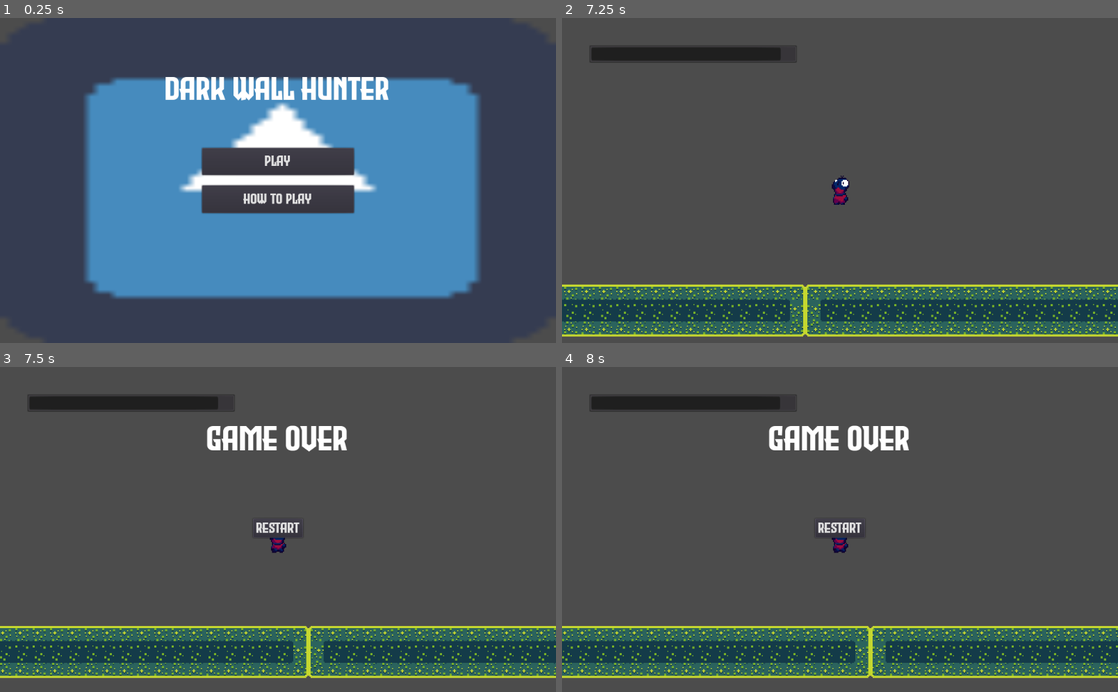
Above: before the commit, frames 1-4 (two rows, left to right).
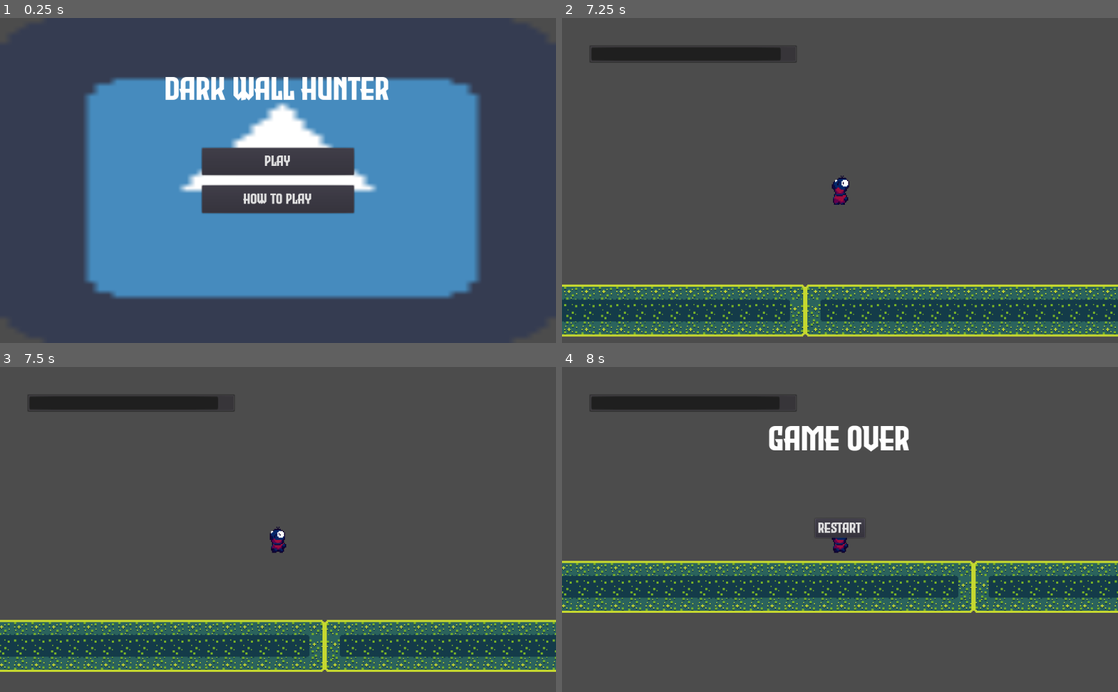
Above: after the commit, the same moments.

Repository: bosskab123/godot-wild-jam-36
Game: Godot game, scene res://scenes/uis/MainMenuUI.tscn
The game is run twice, just before and just after one commit, with the same random seed, the same clock (stepped at 60 frames per second) and the same inputs. The engine's default icon, where the game draws it, is replaced by a stand-in: a white triangle on a blue panel in a dark square.
Inputs:
- Up to frame 1 (0.25 s): no input
- Up to frame 2 (7.25 s): click "Play" at 0.5 s; hold D (move_right) 1.28-2.78 s; tap Y (next_chunk) every 1.5 s from 1.35 to 5.85 s; tap W (jump) at 1.52, 2.27, 3.77, 4.52, 5.27, 6.77 s; tap T (previous_chunk) every 1.5 s from 2.1 to 6.6 s; hold A (move_left) 2.78-3.53 s; hold D (move_right) 3.53-5.03 s; hold A (move_left) 5.03-5.78 s; hold D (move_right) 5.78-6.53 s; hold A (move_left) from 6.53 s (still down)
- Up to frame 3 (7.5 s): keep holding A (move_left); tap Y (next_chunk) at 7.35 s
- Up to frame 4 (8 s): keep holding A (move_left); tap W (jump) at 7.52 s

Frames 1-2 are identical in both runs. In frame 3, 13% of the frame differs, in the area x 0-100%, y 17-96%; in frame 4, 32%, in the area x 0-100%, y 59-96%.

Commit message:
edit deadwall initial position

Diff:
--- a/scenes/MainGame.tscn
+++ b/scenes/MainGame.tscn
@@ -49,7 +49,7 @@
 zoom = Vector2( 0.5, 0.5 )
 
 [node name="DeadWall" parent="." instance=ExtResource( 3 )]
-position = Vector2( 0, 280 )
+position = Vector2( -112, 280 )
 
 [connection signal="body_entered" from="SpawnLine" to="." method="_on_SpawnLine_body_entered"]
 [connection signal="body_entered" from="DestroyLine" to="." method="_on_DestroyLine_body_entered"]
